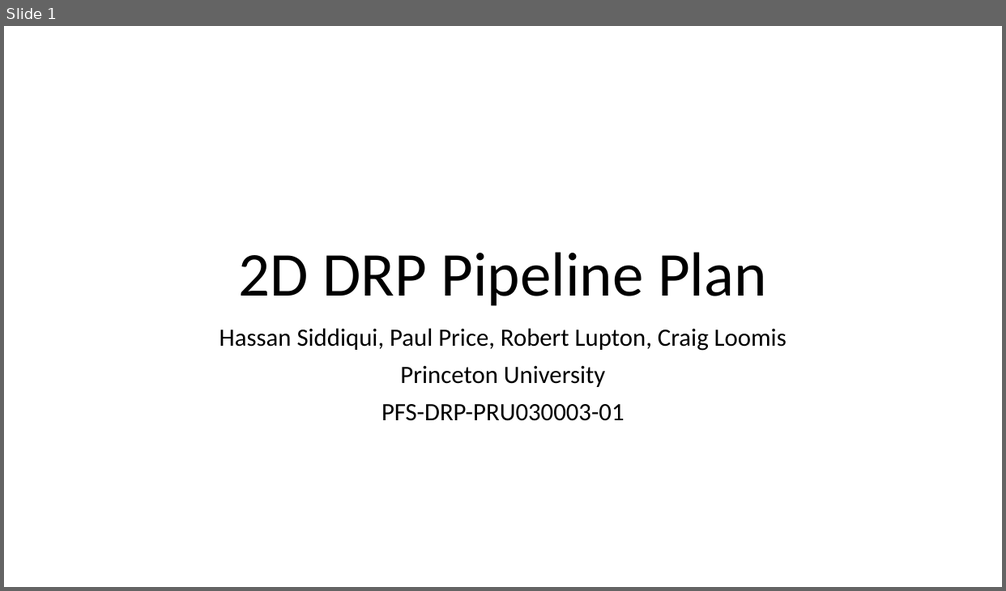
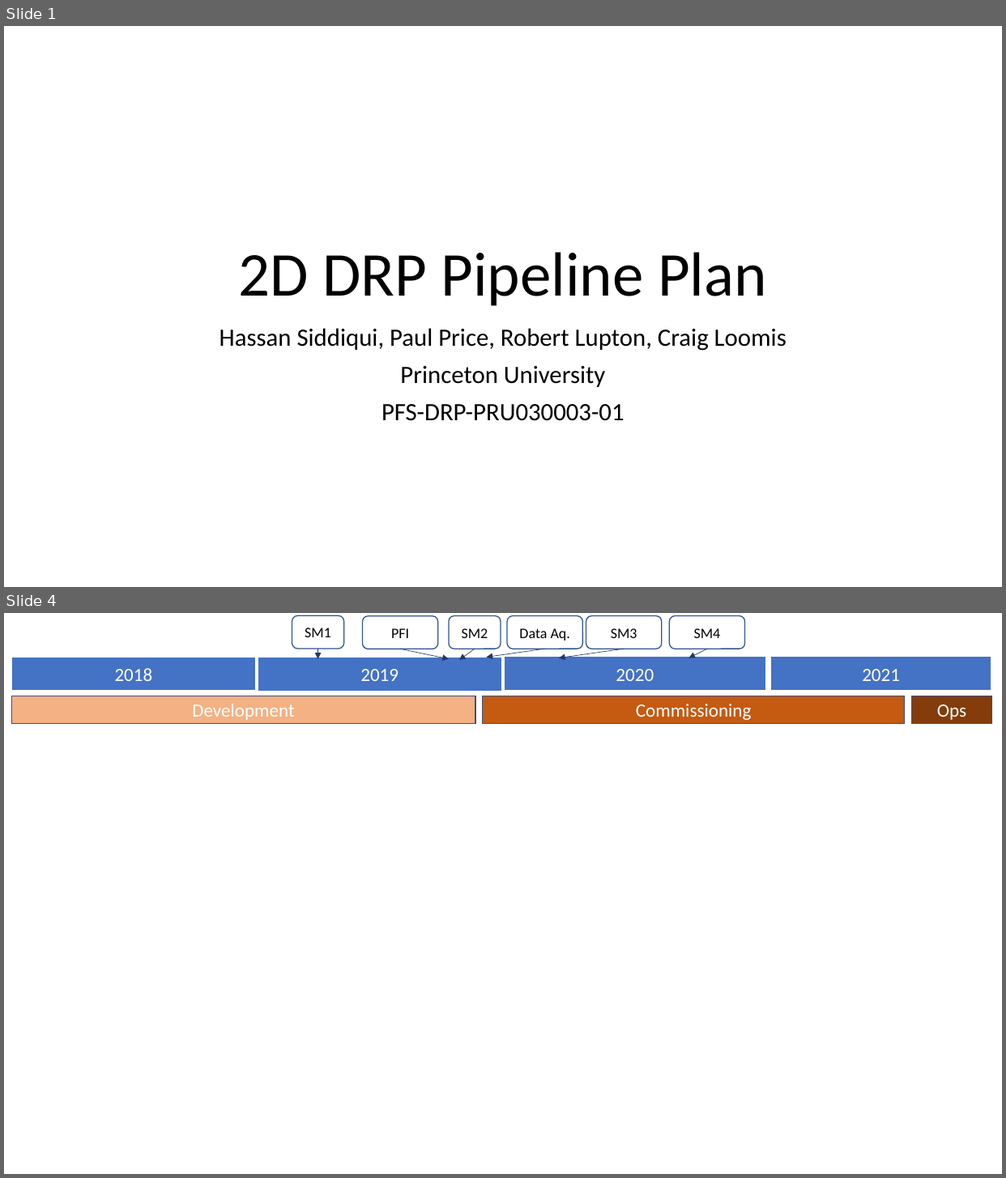
Before and after one commit to hassanxp/Shanghai2018, a slide deck: presentation-drp-plan/2DDRP-PresentationShanghai2018.pptx. Shown one above the other, each under a label of ours: slide 1 before the commit, slides 1 and 4 after it; the slides between them are not shown. The pictures are 1006x591 and 1006x1178 pixels, drawn with LibreOffice and Linux fonts; fonts in the diff are those of the drawing. Boxes give left, top, right and bottom in pixels: in the first picture for what was removed or moved away, otherwise in the second. Text is boxed around its words. In the diff, an @@ line names an element or a change of style, - is before the commit and + after.

```diff
--- a/presentation-drp-plan/2DDRP-PresentationShanghai2018.pptx
+++ b/presentation-drp-plan/2DDRP-PresentationShanghai2018.pptx
@@ slide 4 added at (x1=4, y1=613, x2=1002, y2=1174), background #FFFFFF @@
@@ rounded rectangle added at (x1=292, y1=616, x2=344, y2=649), outline #325491 1 pt, 14 pt, text #000000 @@
+SM1
@@ rounded rectangle added at (x1=363, y1=616, x2=438, y2=649), outline #325491 1 pt, 14 pt, text #000000 @@
+PFI
@@ rounded rectangle added at (x1=449, y1=616, x2=501, y2=649), outline #325491 1 pt, 14 pt, text #000000 @@
+SM2
@@ rounded rectangle added at (x1=507, y1=616, x2=582, y2=649), outline #325491 1 pt, 14 pt, text #000000 @@
+Data Aq.
@@ rounded rectangle added at (x1=586, y1=616, x2=662, y2=649), outline #325491 1 pt, 14 pt, text #000000 @@
+SM3
@@ rounded rectangle added at (x1=670, y1=616, x2=745, y2=649), outline #325491 1 pt, 14 pt, text #000000 @@
+SM4
@@ rectangle added at (x1=11, y1=657, x2=256, y2=690), fill #4472C4, outline #FFFFFF 1 pt, 18 pt, text #FFFFFF @@
+2018
@@ rectangle added at (x1=258, y1=658, x2=502, y2=691), fill #4472C4, outline #FFFFFF 1 pt, 18 pt, text #FFFFFF @@
+2019
@@ arrow added from (317, 649) to (317, 658), #203864 0.5 pt @@
@@ arrow added from (400, 649) to (449, 658), #203864 0.5 pt @@
@@ arrow added from (475, 649) to (459, 660), #203864 0.5 pt @@
@@ arrow added from (545, 649) to (486, 658), #203864 0.5 pt @@
@@ rectangle added at (x1=504, y1=657, x2=767, y2=690), fill #4472C4, outline #FFFFFF 1 pt, 18 pt, text #FFFFFF @@
+2020
@@ arrow added from (624, 649) to (559, 658), #203864 0.5 pt @@
@@ arrow added from (707, 649) to (689, 658), #203864 0.5 pt @@
@@ rectangle added at (x1=770, y1=657, x2=991, y2=690), fill #4472C4, outline #FFFFFF 1 pt, 18 pt, text #FFFFFF @@
+2021
@@ rectangle added at (x1=11, y1=696, x2=475, y2=724), fill #F4B183, outline #325491 1 pt, 18 pt, text #FFFFFF @@
+Development
@@ rectangle added at (x1=483, y1=696, x2=905, y2=724), fill #C55A11, outline #325491 1 pt, 18 pt, text #FFFFFF @@
+Commissioning
@@ rectangle added at (x1=912, y1=696, x2=992, y2=724), fill #843C0B, outline #325491 1 pt, 18 pt, text #FFFFFF @@
+Ops
```
Also in this commit, not shown: 11 slides changed, 1 other file.
